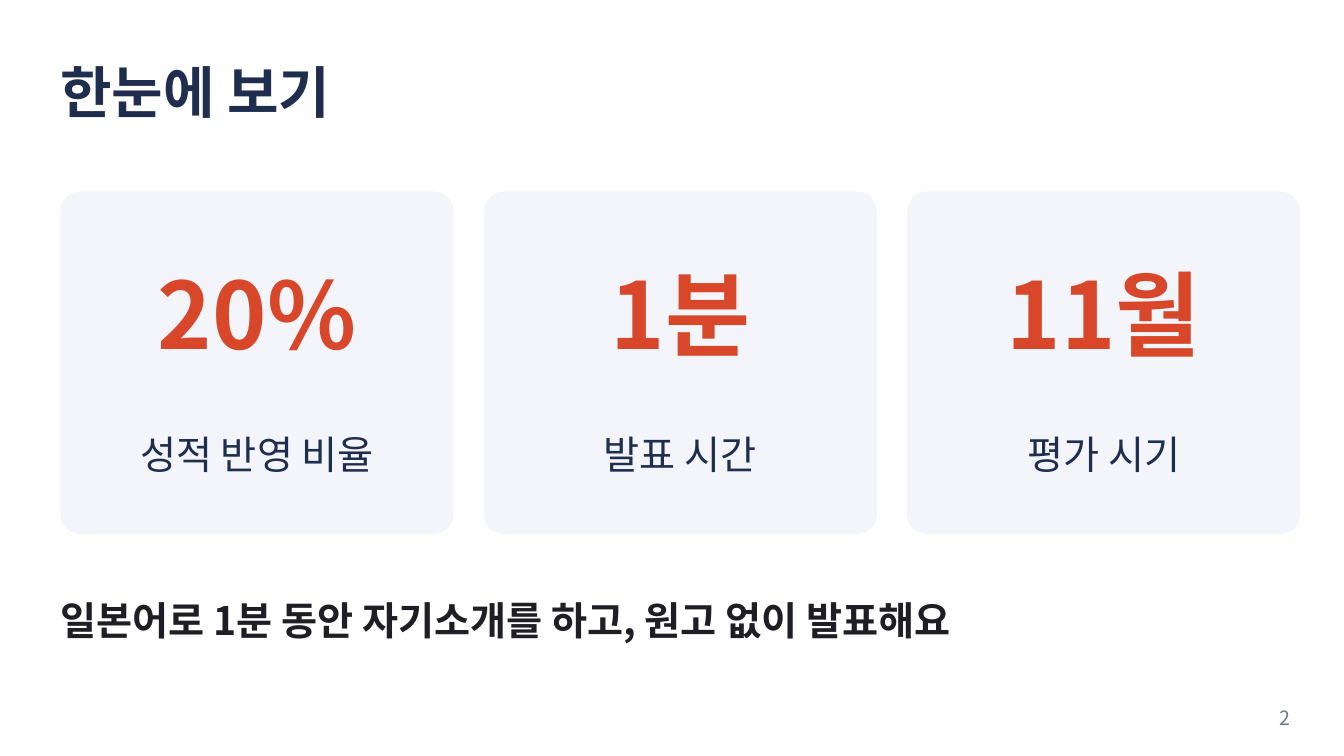
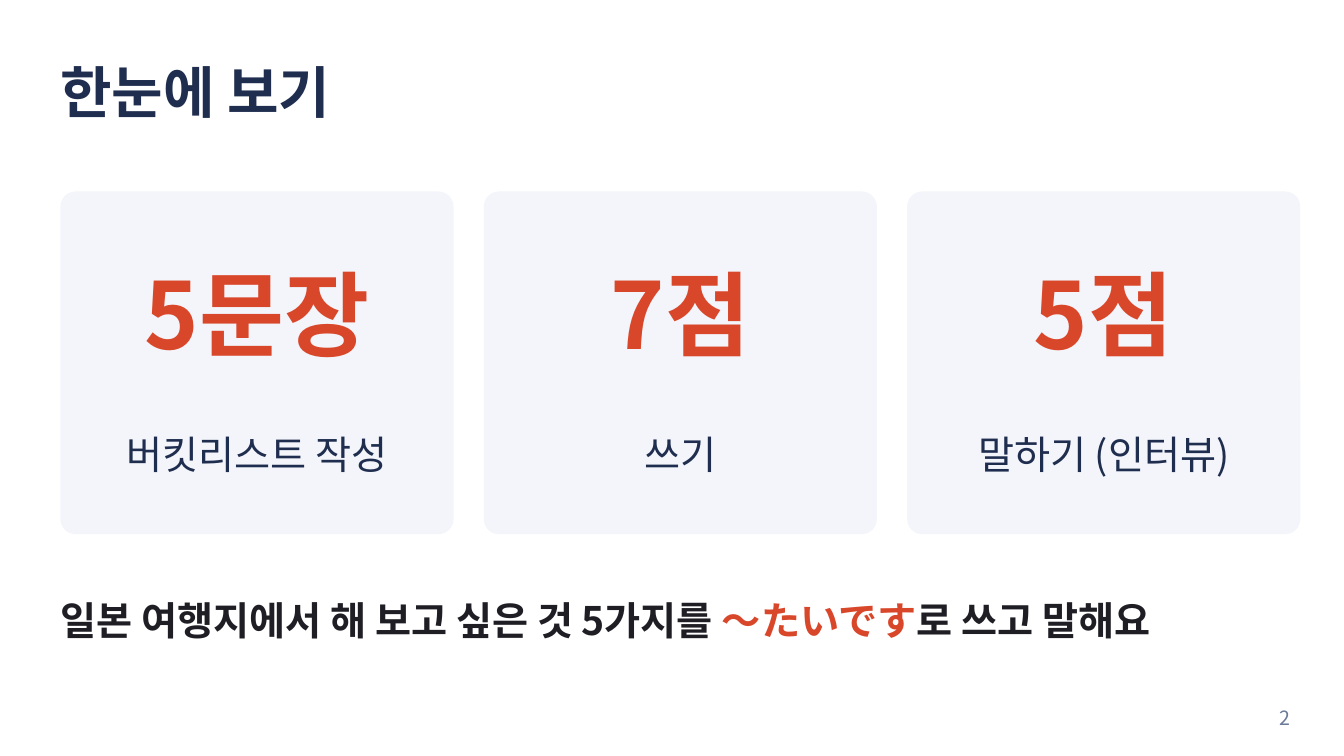
Before and after one commit to choeetururira/japanese, a slide deck: slide 2 of 수행평가_안내.pptx. Drawn at 1344x756 pixels with LibreOffice and Linux fonts; fonts in the diff are those of the drawing. Boxes give left, top, right and bottom in pixels: in the first picture for what was removed or moved away, otherwise in the second. Text is boxed around its words. In the diff, an @@ line names an element or a change of style, - is before the commit and + after.

```diff
--- a/수행평가_안내.pptx
+++ b/수행평가_안내.pptx
@@ proportions changed in 3 elements at (60,192,454,534), (484,192,877,534), (907,192,1301,534) @@
@@ text at (145,271,370,358): text changed @@
-20%
+5문장
@@ text at (611,271,751,357): text changed @@
-1분
+7점
@@ text at (1034,271,1174,357): text changed @@
-11월
+5점
@@ text at (127,436,387,472): text changed @@
-성적 반영 비율
+버킷리스트 작성
@@ text at (644,436,716,472): text changed @@
-발표 시간
+쓰기
@@ text at (978,436,1229,477): text changed @@
-평가 시기
+말하기 (인터뷰)
@@ text at (60,602,1150,639): text changed @@
-일본어로 1분 동안 자기소개를 하고, 원고 없이 발표해요
+일본 여행지에서 해 보고 싶은 것 5가지를 〜たいです로 쓰고 말해요
```
Also in this commit, not shown: 2 other slides changed, 7 slides added, 5 slides removed, 1 other file.
